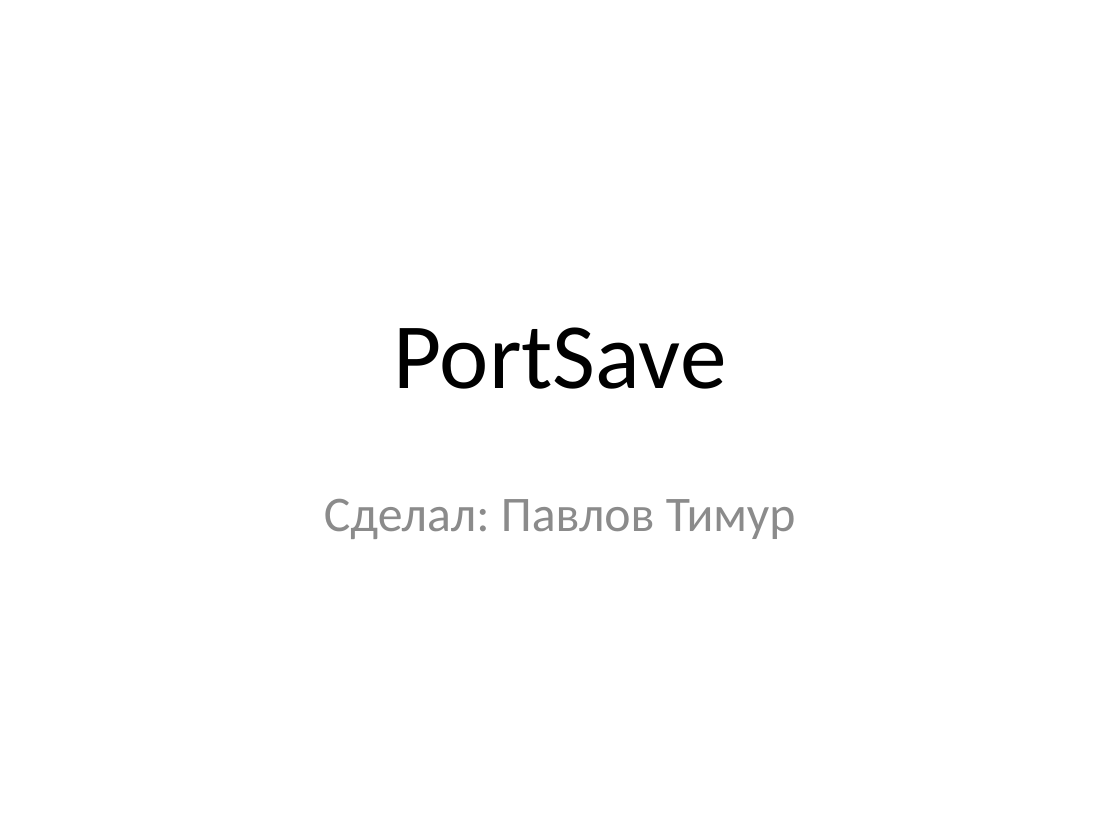
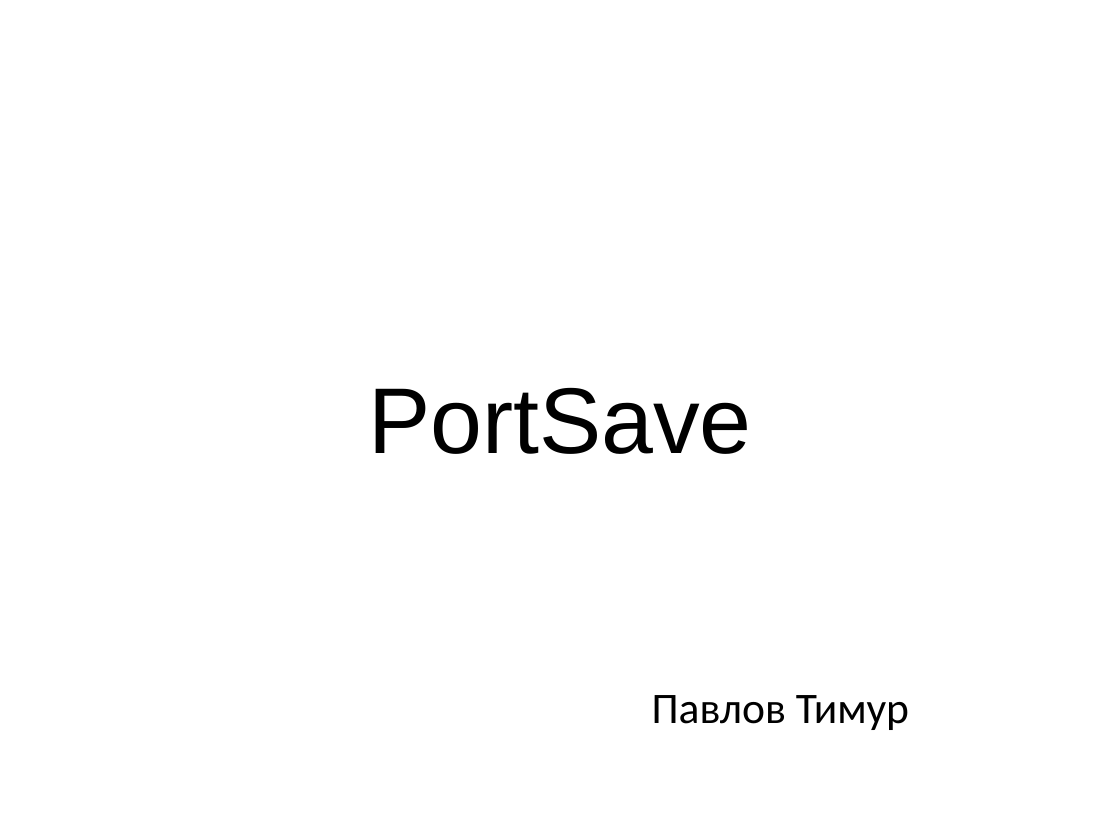
Before and after one commit to OCCCAS/Yandex, a slide deck: slide 1 of resources/PortSave.pptx. Drawn at 1120x840 pixels with LibreOffice and Linux fonts; fonts in the diff are those of the drawing; background and template pictures are left out. Boxes give left, top, right and bottom in pixels: in the first picture for what was removed or moved away, otherwise in the second. Text is boxed around its words. In the diff, an @@ line names an element or a change of style, - is before the commit and + after.

Commit message:
res: edited presentation

```diff
--- a/resources/PortSave.pptx
+++ b/resources/PortSave.pptx
@@ text "PortSave": place and size @@
-text "PortSave" at (393,327,726,389)
+text "PortSave" at (368,387,752,454)
@@ text "PortSave" at (368,387,752,454): font Calibri to Arial @@
@@ subtitle removed at (324,499,796,539) @@
-Сделал: Павлов Тимур
@@ text added at (652,695,909,730), 28 pt, text #000000 @@
+Павлов Тимур
```
Also in this commit, not shown: 1 other slide changed, 6 slides added, 5 slides removed.
